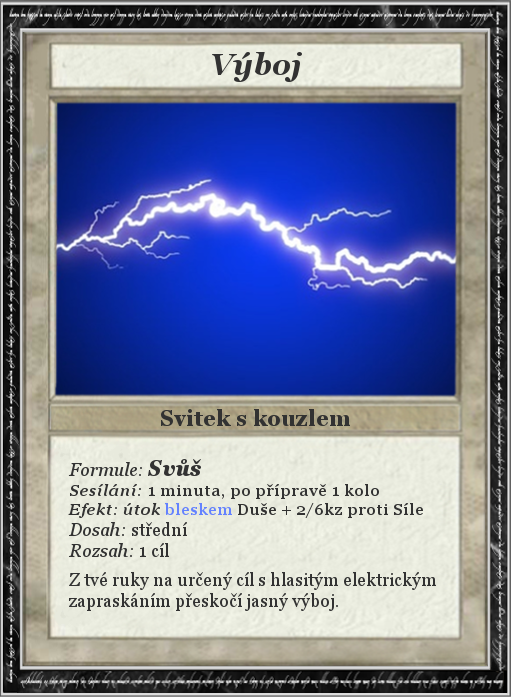
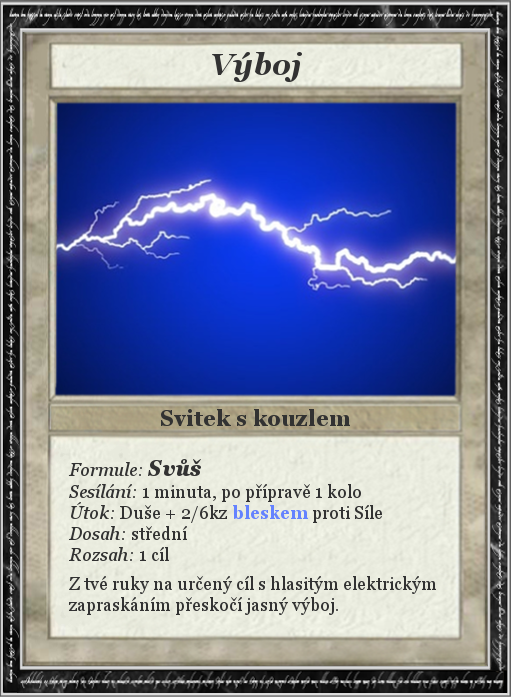
Comparing the layer stacks of the two 511px x 697px images. Changes:
painted on "Formule: Svůš ..." over [68, 484, 436, 615]
